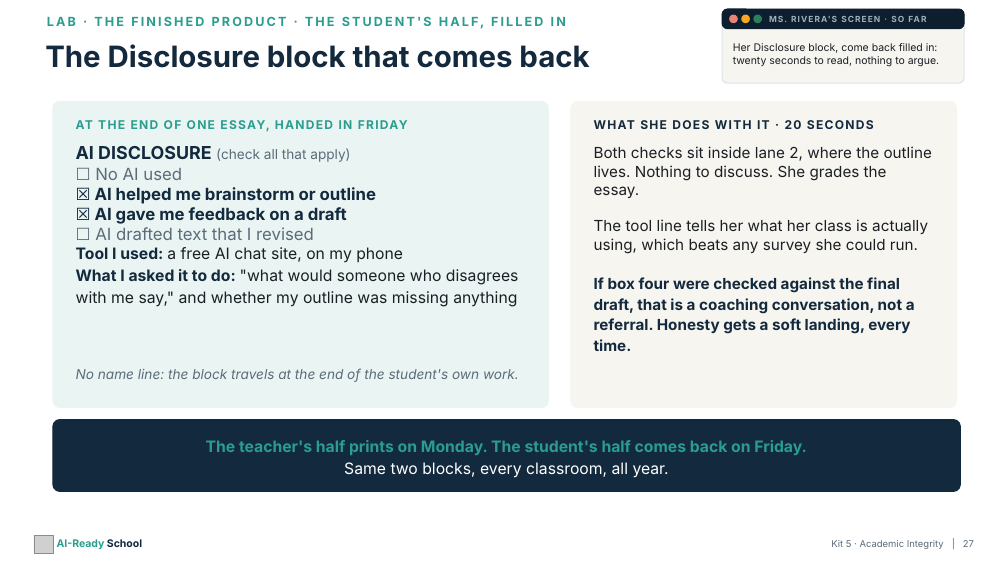
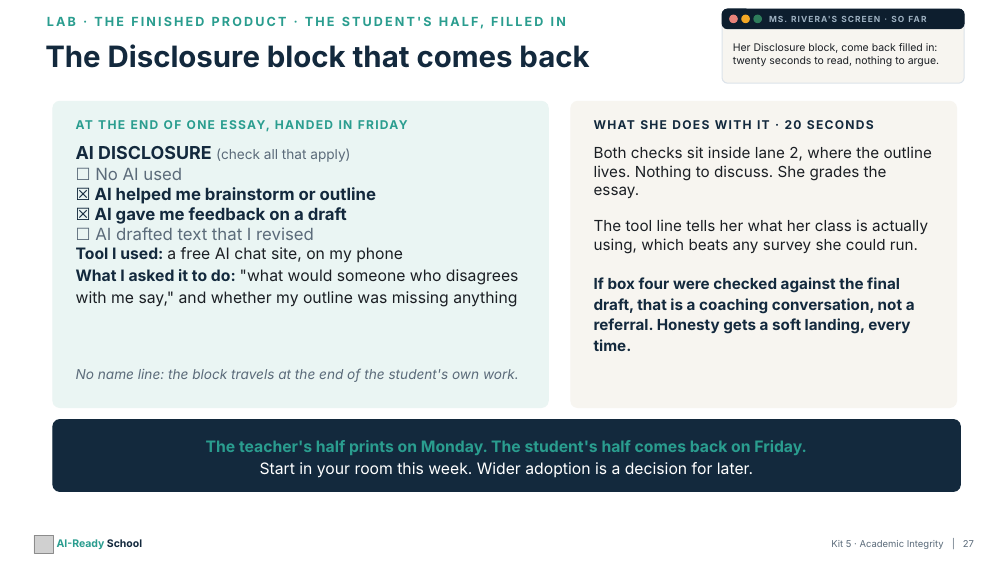
Before and after one commit to aspinozzi1/Ai-School-Ready, a slide deck: slide 27 of kits/kit05/Kit05_PresentationDeck.pptx. Drawn at 1008x567 pixels with LibreOffice and Linux fonts; fonts in the diff are those of the drawing; grey boxes stand for pictures. Boxes give left, top, right and bottom in pixels: in the first picture for what was removed or moved away, otherwise in the second. Text is boxed around its words. In the diff, an @@ line names an element or a change of style, - is before the commit and + after.

```diff
--- a/kits/kit05/Kit05_PresentationDeck.pptx
+++ b/kits/kit05/Kit05_PresentationDeck.pptx
@@ text at (260,462,753,478): text changed @@
-Same two blocks, every classroom, all year.
+Start in your room this week. Wider adoption is a decision for later.
```
Also in this commit, not shown: 2 other slides changed, 12 other files.
